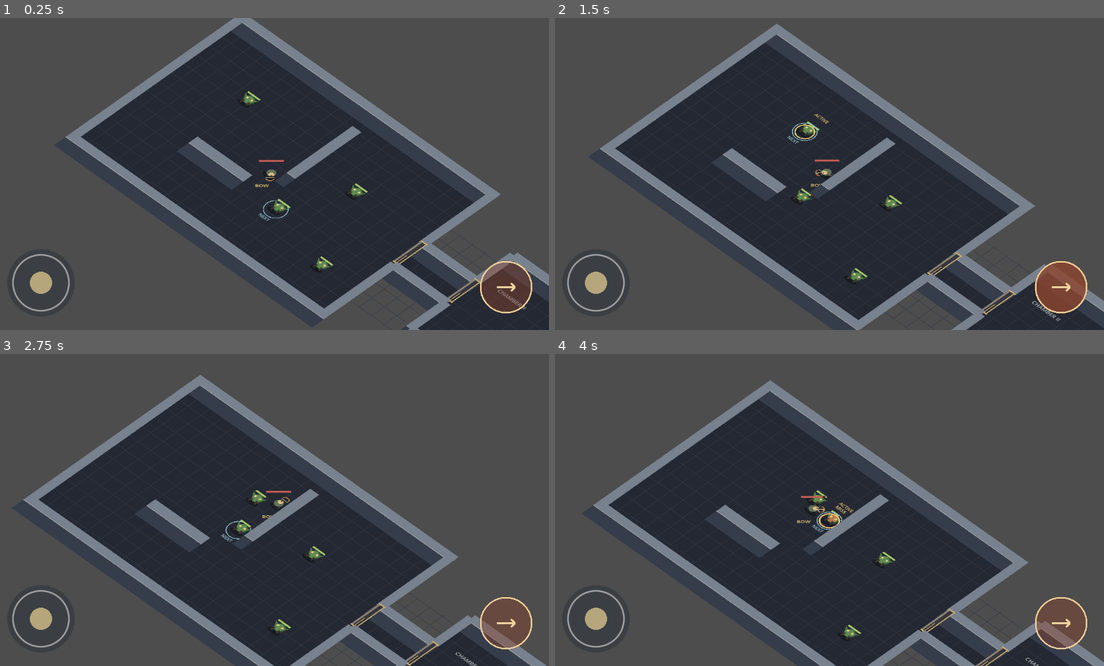
Above: before the commit, frames 1-4 (two rows, left to right).
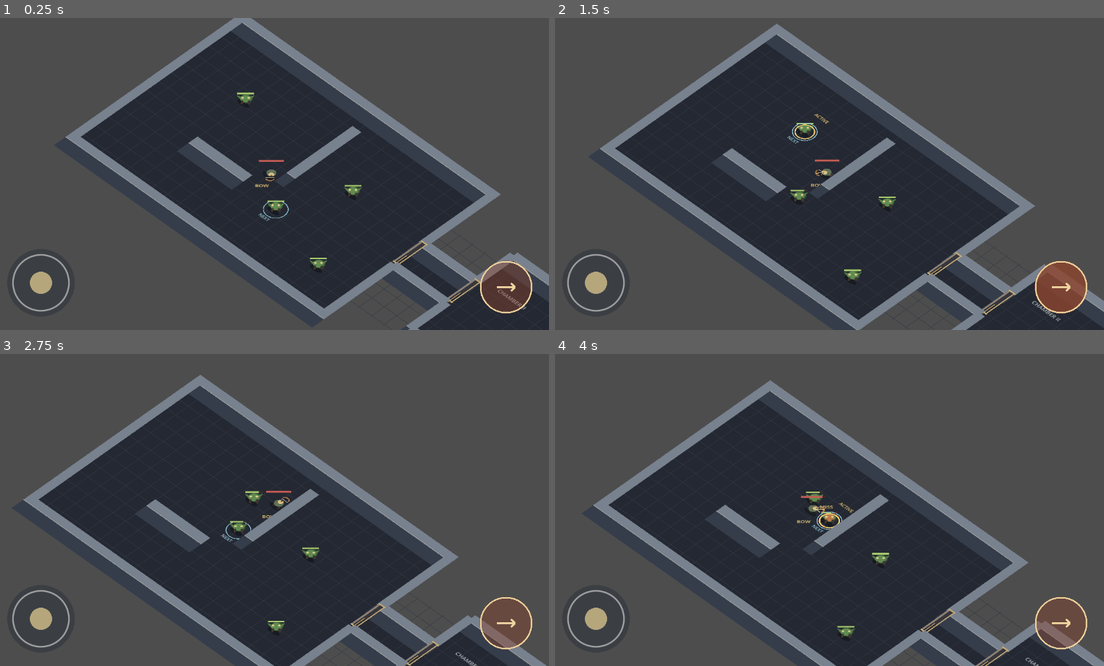
Above: after the commit, the same moments.

Repository: Jonty303/Project-Gauntlands
Game: Godot game, scene res://scenes/main.tscn
Same seed, same stepped clock (60 frames per second), same inputs: the game is played once before the commit and once after it.
Inputs (mouse positions are in pixels of both pictures, inside the frame that each line leads up to):
- Up to frame 1 (0.25 s): no input
- Up to frame 2 (1.5 s): tap Enter (ui_accept) at 0.5 s; drag from (593, 283) to (884, 105) at 0.52 s; drag from (1060, 286) to (796, 236) at 1.27 s
- Up to frame 3 (2.75 s): move the mouse to (329, 441) at 2.02 s; hold D (move_right) from 2.03 s (still down); tap Q (target_previous) at 2.1 s
- Up to frame 4 (4 s): release D (move_right) at 2.75 s; drag from (796, 572) to (659, 463) at 2.77 s; move the mouse to (994, 556) at 3.52 s; hold A (move_left) from 3.53 s (still down); hold Space (attack) from 3.53 s (still down); tap Enter (ui_accept) at 3.77 s

The runs differ from the first frame. In frame 1, 0.3% of the frame differs, in the area x 43-67%, y 23-82%; in frame 2, 0.3%; in frame 3, 0.3%; in frame 4, 0.4%, in the area x 45-63%, y 43-92%.

Commit message:
Counter-rotate goblins and their shadows

Diff:
--- a/scripts/goblin.gd
+++ b/scripts/goblin.gd
@@ -163,6 +163,7 @@
     queue_redraw()
 
 func _draw() -> void:
+    draw_set_transform(Vector2.ZERO, -PI / 4.0)
     if debug_ai and alive:
         var debug_color := Color("#72dca3") if state == "CHASE" else Color("#e3b76a") if state == "RETURN" else Color("#b3bac8")
         draw_string(ThemeDB.fallback_font, Vector2(-22, -55), state, HORIZONTAL_ALIGNMENT_LEFT, -1, 12, debug_color)
@@ -200,4 +201,4 @@
 func draw_ellipse_shadow() -> void:
     draw_set_transform(Vector2(0, 8), 0.0, Vector2(1.0, 0.38))
     draw_circle(Vector2.ZERO, 18.0, Color(0.03, 0.04, 0.05, 0.45))
-    draw_set_transform(Vector2.ZERO)
+    draw_set_transform(Vector2.ZERO, -PI / 4.0)
